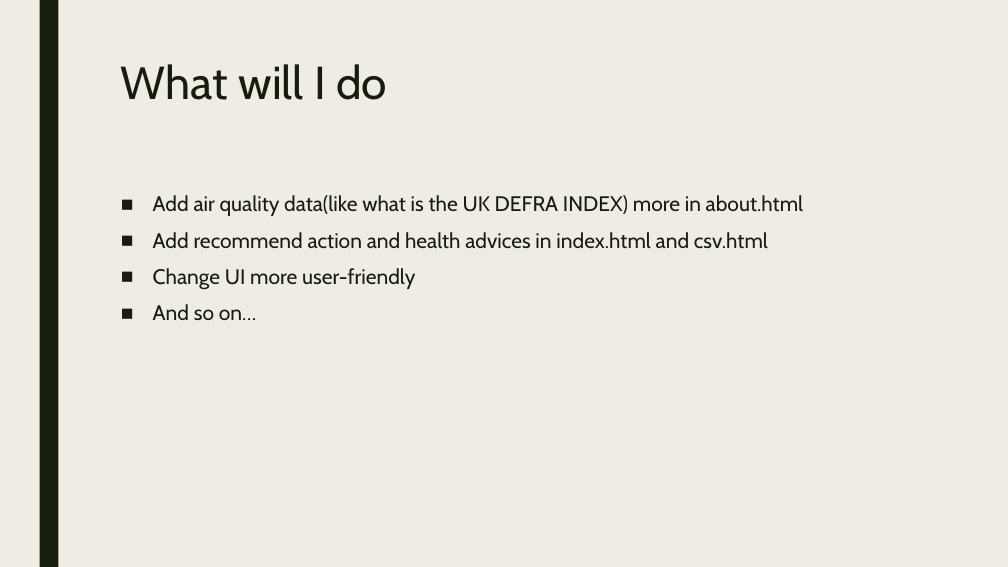
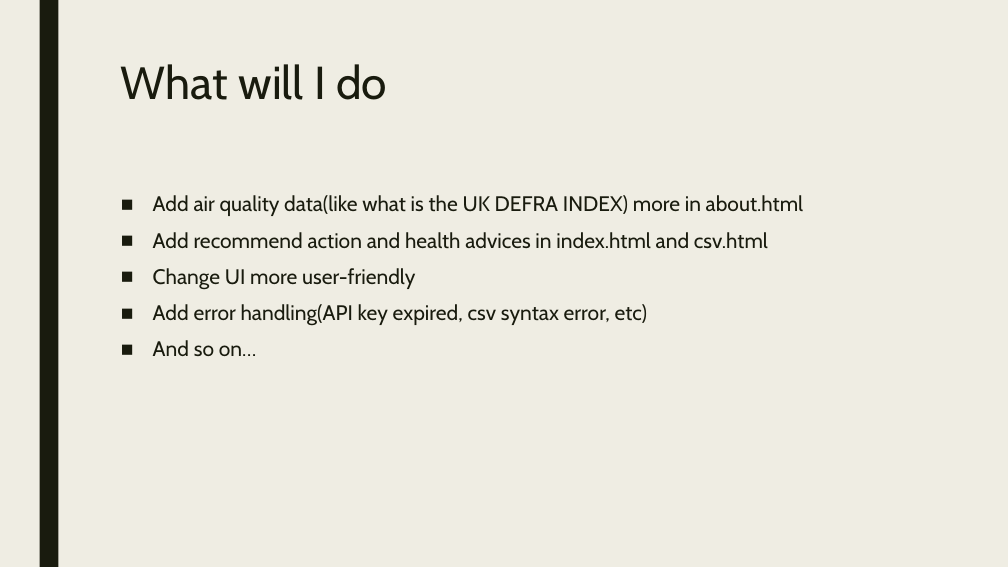
Before and after one commit to minchoCoin/air-quality-dashboard, a slide deck: slide 21 of presentation.pptx. Drawn at 1008x567 pixels with LibreOffice and Linux fonts; fonts in the diff are those of the drawing. Boxes give left, top, right and bottom in pixels: in the first picture for what was removed or moved away, otherwise in the second. Text is boxed around its words. In the diff, an @@ line names an element or a change of style, - is before the commit and + after.

Commit message:
add what will i do

```diff
--- a/presentation.pptx
+++ b/presentation.pptx
@@ text at bbox=[153, 304, 648, 326]: paragraph added @@
+■ Add error handling(API key expired, csv syntax error, etc)
```
Also in this commit, not shown: 1 other file.
